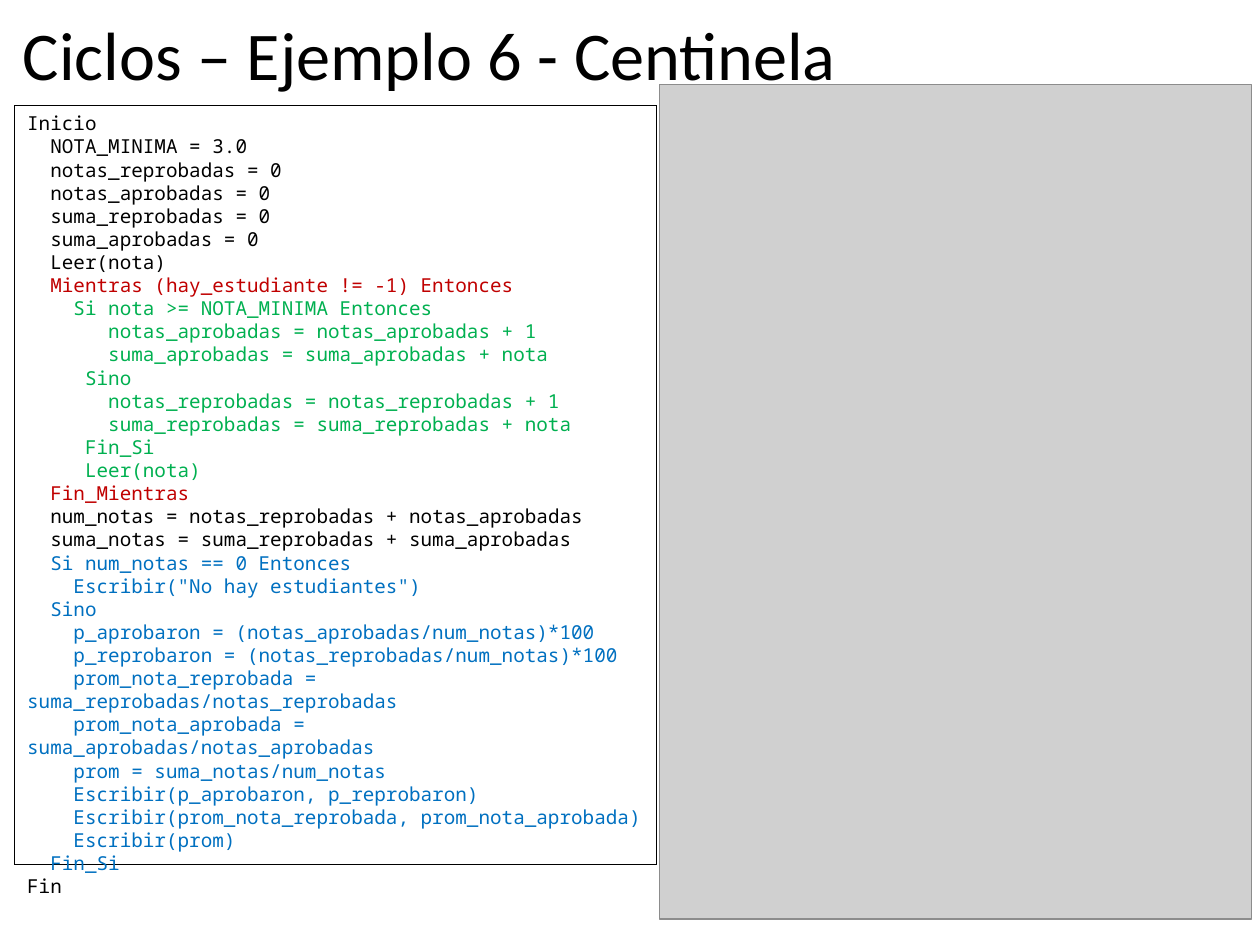
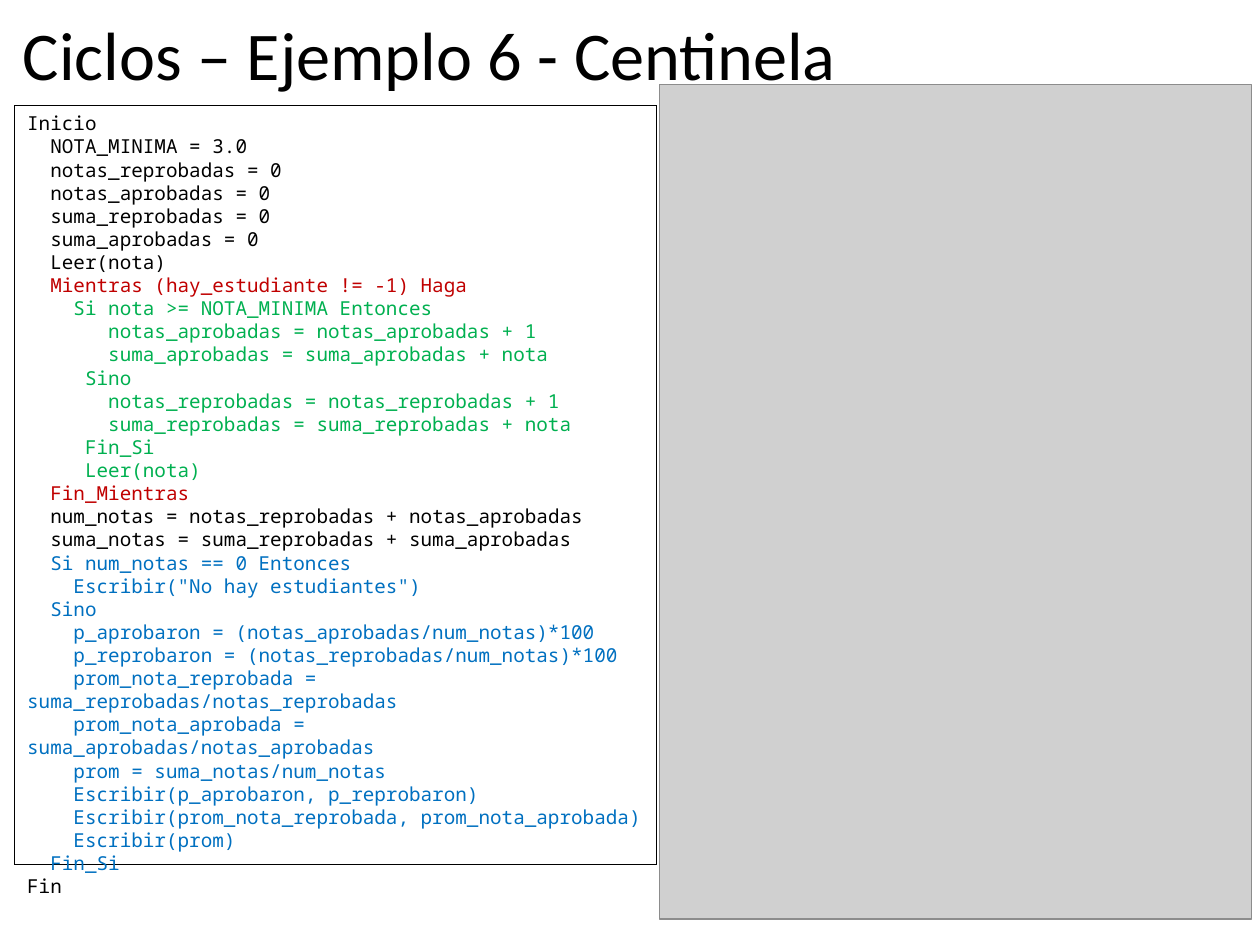
Before and after one commit to algoritmos-UdeA/logica1-20262, a slide deck: slide 61 of clases/7/teoria/clase-07.pptx. Drawn at 1260x945 pixels with LibreOffice and Linux fonts; fonts in the diff are those of the drawing; grey boxes stand for pictures. Boxes give left, top, right and bottom in pixels: in the first picture for what was removed or moved away, otherwise in the second. Text is boxed around its words. In the diff, an @@ line names an element or a change of style, - is before the commit and + after.

```diff
--- a/clases/7/teoria/clase-07.pptx
+++ b/clases/7/teoria/clase-07.pptx
@@ text in rectangle at (x1=50, y1=277, x2=467, y2=297): text changed @@
-Mientras (hay_estudiante != -1) Entonces
+Mientras (hay_estudiante != -1) Haga
```
Also in this commit, not shown: 20 other slides changed, 14 slides added, 13 other files.
